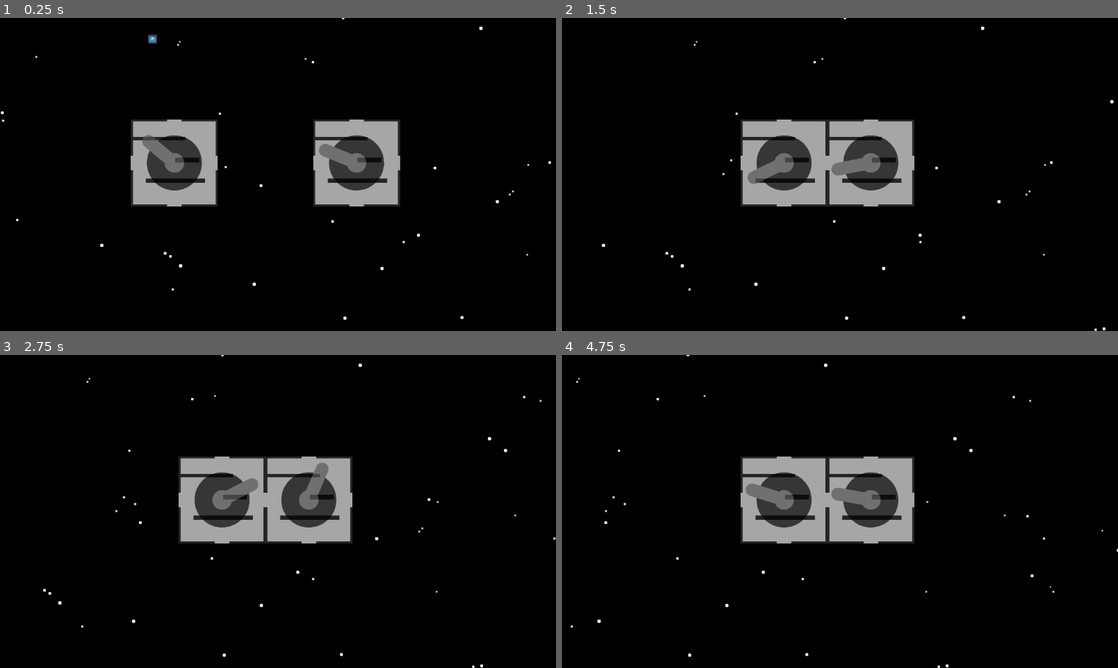
Above: before the commit, frames 1-4 (two rows, left to right).
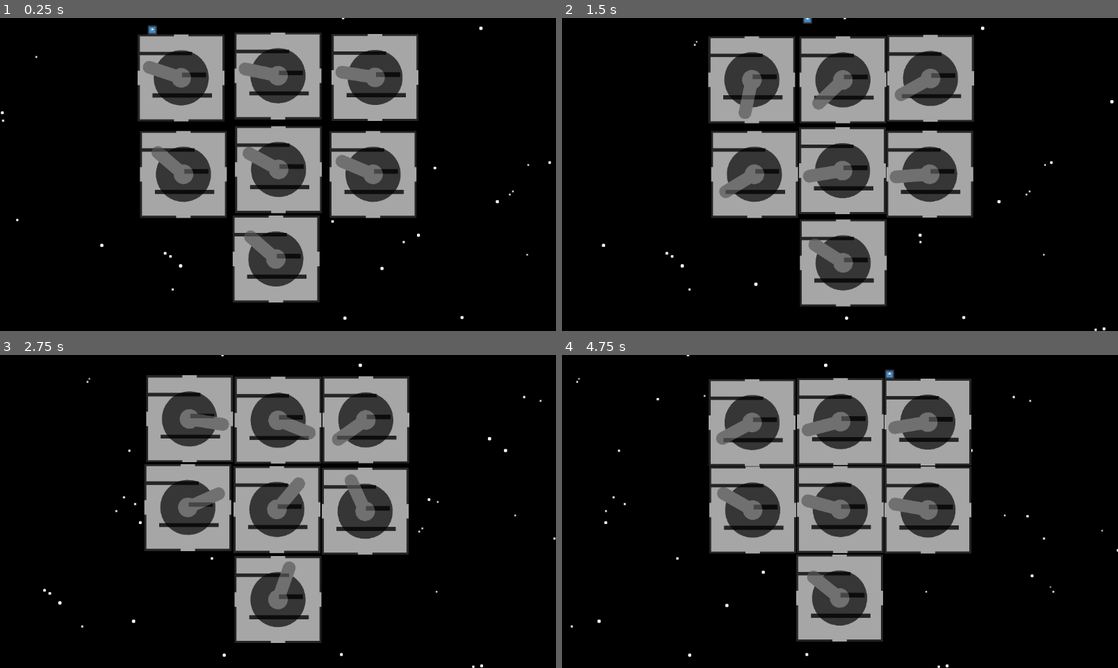
Above: after the commit, the same moments.

Repository: BreannaBre/GodotProject
Game: Godot game, scene res://scenes/main.tscn
Same seed, same stepped clock (60 frames per second), same inputs: the game is played once before the commit and once after it. The engine's default icon, where the game draws it, is replaced by a stand-in: a white triangle on a blue panel in a dark square.
Inputs (mouse positions are in pixels of both pictures, inside the frame that each line leads up to):
- Up to frame 1 (0.25 s): no input
- Up to frame 2 (1.5 s): move the mouse to (962, 158) at 0.52 s; hold Space (Player1Jump) 0.53-1.28 s; hold D (Player1Right) from 0.53 s (still down); click (962, 158) at 0.67 s; move the mouse to (728, 190) at 1.27 s; tap Space (Player1Jump) at 1.35 s; click (728, 190) at 1.42 s
- Up to frame 3 (2.75 s): tap Space (Player1Jump) at 1.52, 1.82 s; move the mouse to (333, 442) at 2.02 s; release D (Player1Right) at 2.03 s; hold A (Player1Left) from 2.03 s (still down); hold Space (Player1Jump) from 2.03 s (still down); click (333, 442) at 2.17 s
- Up to frame 4 (4.75 s): move the mouse to (812, 574) at 2.77 s; release A (Player1Left) at 2.78 s; release Space (Player1Jump) at 2.78 s; hold D (Player1Right) 2.78-4.28 s; tap Space (Player1Jump) at 2.85, 3.02, 3.32, 4.35, 4.52 s; click (812, 574) at 2.92 s; move the mouse to (1006, 558) at 3.52 s; hold Space (Player1Jump) 3.53-4.28 s; click (1006, 558) at 3.67 s; move the mouse to (673, 464) at 4.27 s; hold A (Player1Left) from 4.28 s (still down); click (673, 464) at 4.42 s

The runs differ from the first frame. In frame 1, 28% of the frame differs, in the area x 23-76%, y 2-91%; in frame 2, 27%; in frame 3, 27%; in frame 4, 26%.

Commit message:
added the internet (a series of tubes)

Diff:
--- a/project.godot
+++ b/project.godot
@@ -54,6 +54,10 @@
 2d_physics/layer_5="player bullet"
 2d_physics/layer_6="enemy bullet"
 
+[physics]
+
+2d/default_gravity=400.0
+
 [rendering]
 
 renderer/rendering_method="gl_compatibility"
--- /dev/null
+++ b/resources/room_physics_material.tres
@@ -0,0 +1,5 @@
+[gd_resource type="PhysicsMaterial" format=3 uid="uid://bi3h5q7jaitql"]
+
+[resource]
+friction = 0.1
+bounce = 1.0
--- a/scenes/gunnery.tscn
+++ b/scenes/gunnery.tscn
@@ -1,7 +1,8 @@
-[gd_scene load_steps=4 format=3 uid="uid://c7lenx8pu73ha"]
+[gd_scene load_steps=5 format=3 uid="uid://c7lenx8pu73ha"]
 
 [ext_resource type="Script" path="res://src/gunnery.gd" id="1_vrjmh"]
 [ext_resource type="Texture2D" uid="uid://do5a01jh2p73y" path="res://assets/gunnery_base.png" id="2_5mkbn"]
+[ext_resource type="PhysicsMaterial" uid="uid://bi3h5q7jaitql" path="res://resources/room_physics_material.tres" id="2_vp4wm"]
 [ext_resource type="Texture2D" uid="uid://b4gquuo3goj66" path="res://assets/gunnery_foreground.png" id="3_3h5ve"]
 
 [node name="Gunnery" type="Node2D"]
@@ -9,10 +10,8 @@
 
 [node name="Body" type="RigidBody2D" parent="."]
 unique_name_in_owner = true
-collision_layer = 8
-collision_mask = 12
-gravity_scale = 0.0
-lock_rotation = true
+physics_material_override = ExtResource("2_vp4wm")
+linear_damp = 10.0
 
 [node name="BottomLeftWall" type="CollisionPolygon2D" parent="Body"]
 polygon = PackedVector2Array(-90, 15, -86, 15, -86, 86, -15, 86, -15, 90, -90, 90)
--- a/src/gunnery.gd
+++ b/src/gunnery.gd
@@ -11,9 +11,15 @@
 	var body_unsafe := get_node("%Body")
 	assert(body_unsafe is RigidBody2D, "Somebody's been mucking with the gunnery nodes")
 	body = body_unsafe as RigidBody2D
+	defaults()
 
 func _process(_delta: float) -> void:
 	if sleep:
 		return
 	var new_rotation := body.transform.origin.angle_to_point(target)
 	gun_picture.transform = Transform2D(new_rotation, GUN_SCALE, 0, Vector2(0,0))
+
+func _physics_process(_delta: float) -> void:
+	if sleep:
+		return
+	shake()
--- a/src/keyboard_player.gd
+++ b/src/keyboard_player.gd
@@ -8,10 +8,10 @@
 func _physics_process(delta: float) -> void:
 	# Add the gravity.
 	if not is_on_floor():
-		velocity += get_gravity() * delta
+		velocity += get_gravity() * delta * 2
 
 	# Handle jump.
-	if Input.is_action_just_pressed("Player1Jump") and is_on_floor():
+	if Input.is_action_pressed("Player1Jump") and is_on_floor():
 		velocity.y = JUMP_VELOCITY
 
 	#reset hoizontal velocity
--- a/src/main.gd
+++ b/src/main.gd
@@ -1,33 +1,55 @@
 extends Node2D
 
+# I have no idea why this number is what it is...
+const TUBE_LENGTH: float = 380
 var tubes: Array[RID] = []
 
 const KERNEL_SCENE := preload("res://scenes/kernel.tscn")
 const GUNNERY_SCENE := preload("res://scenes/gunnery.tscn")
 var rooms: Array[Room] = []
+var core_coords: Vector2
+var shaken_room: Room
+var next_shake: int = 0
 
 const ANGRY_FACE_SCENE := preload("res://scenes/angry_face.tscn")
 var enemies: Array[Enemy] = []
 
 # Called when the node enters the scene tree for the first time.
 func _ready() -> void:
-	#add_room(KERNEL_SCENE, Vector2(300,300))
-	#add_room(GUNNERY_SCENE, Vector2(300-180,300-180))
-	#add_room(GUNNERY_SCENE, Vector2(300,300-180))
-	#add_room(GUNNERY_SCENE, Vector2(300+180,300))
-	#add_room(GUNNERY_SCENE, Vector2(300,300+180))
-	#add_room(GUNNERY_SCENE, Vector2(300-180,300+180))
+	core_coords = get_viewport_rect().size / 2
 
+	var mid := add_room(GUNNERY_SCENE, core_coords)
+	var left := add_room(GUNNERY_SCENE, core_coords + Vector2(-200,0))
+	var top_left := add_room(GUNNERY_SCENE, core_coords + Vector2(-200,-200))
+	var top := add_room(GUNNERY_SCENE, core_coords + Vector2(0,-200))
+	var top_right := add_room(GUNNERY_SCENE, core_coords + Vector2(200,-200))
+	var right := add_room(GUNNERY_SCENE, core_coords + Vector2(200,0))
+	var bottom := add_room(GUNNERY_SCENE, core_coords + Vector2(0,200))
+	shaken_room = bottom
 
-	var room1 := add_room(GUNNERY_SCENE, Vector2(300,300))
-	var room2 := add_room(GUNNERY_SCENE, Vector2(300+500,300))
-	add_tube(room1, room2)
+	add_tube(mid, left, Vector2(-TUBE_LENGTH,0), Vector2())
+	add_tube(mid, right, Vector2(TUBE_LENGTH,0), Vector2())
+	add_tube(mid, top, Vector2(0,-TUBE_LENGTH), Vector2())
+	add_tube(mid, bottom, Vector2(0,TUBE_LENGTH), Vector2())
+	add_tube(mid, top_left, Vector2(-TUBE_LENGTH,-TUBE_LENGTH), Vector2())
+	add_tube(mid, top_right, Vector2(TUBE_LENGTH,-TUBE_LENGTH), Vector2())
 
 	for room: Room in rooms:
 		room.set_sleep(false)
-	#var new_enemy := add_enemy(ANGRY_FACE_SCENE, Vector2(800, 400))
-	#new_enemy.set_target(Vector2(300,300))
+
+	#var new_enemy := add_enemy(ANGRY_FACE_SCENE, Vector2(0, 400))
+	#new_enemy.set_target(core_coords)
 	#new_enemy.set_sleep(false)
+
+func _physics_process(delta: float) -> void:
+	var impulse := core_coords + Vector2(0,180) - shaken_room.body.global_position
+	impulse *= delta * 100
+	var cur := Time.get_ticks_msec()
+	if cur > next_shake:
+		next_shake = cur + 200
+		impulse.x += randf_range(-50, 50)
+		impulse.y += randf_range(-50, 50)
+	shaken_room.body.apply_impulse(impulse)
 
 func _input(event: InputEvent) -> void:
 	if event is InputEventMouseButton:
@@ -57,8 +79,10 @@
 	enemies.append(new_enemy)
 	return new_enemy
 
-func add_tube(A: Room, B: Room) -> RID:
+func add_tube(A: Room, B: Room, A_offset: Vector2 = Vector2(), B_offset: Vector2 = Vector2()) -> RID:
 	var joint := PhysicsServer2D.joint_create()
-	PhysicsServer2D.joint_make_damped_spring(joint, A.body.global_position, B.body.global_position, A.body, B.body)
+	PhysicsServer2D.joint_make_damped_spring(joint, A.body.global_position + A_offset, B.body.global_position + B_offset, A.body, B.body)
+	PhysicsServer2D.damped_spring_joint_set_param(joint, PhysicsServer2D.DAMPED_SPRING_REST_LENGTH, 0)
+	PhysicsServer2D.damped_spring_joint_set_param(joint, PhysicsServer2D.DAMPED_SPRING_STIFFNESS, 10)
 	tubes.append(joint)
 	return joint
--- a/src/room.gd
+++ b/src/room.gd
@@ -4,15 +4,40 @@
 var target := Vector2(0,0)
 var sleep := true
 var body: RigidBody2D
+var next_shake: int = 0
+var breakaway: int = 0
 
 func set_target(new_target: Vector2) -> void:
 	target = new_target
 
 func set_sleep(new_sleep: bool) -> void:
 	sleep = new_sleep
+	if sleep:
+		body.gravity_scale = 1
+	else:
+		body.gravity_scale = 0
 
 func set_pos(new_pos: Vector2) -> void:
 	body.transform.origin = new_pos
 
+func reset_breakaway() -> void:
+	breakaway = 0
+
 func fire(_new_target: Vector2) -> void:
 	pass
+
+# This sets up defaults for the RigidBody2D, so make sure body has been
+# properly assigned!
+func defaults() -> void:
+	body.lock_rotation = true
+	body.linear_damp = 1
+	body.collision_layer = 0b1000
+	body.collision_mask  = 0b1100
+
+func shake() -> void:
+	var cur := Time.get_ticks_msec()
+	if cur > next_shake:
+		next_shake = cur + randi_range(300, 1000)
+		breakaway += 1
+		var impulse := Vector2(randf_range(-breakaway, breakaway), randf_range(-breakaway, breakaway))
+		body.apply_impulse(impulse)
Not shown, changed: style_guide.txt
